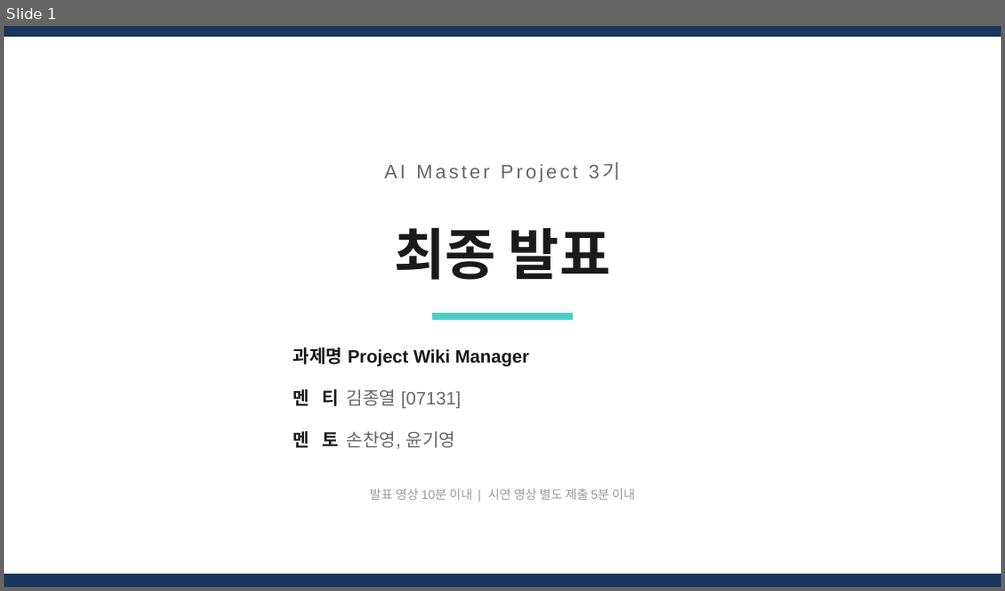
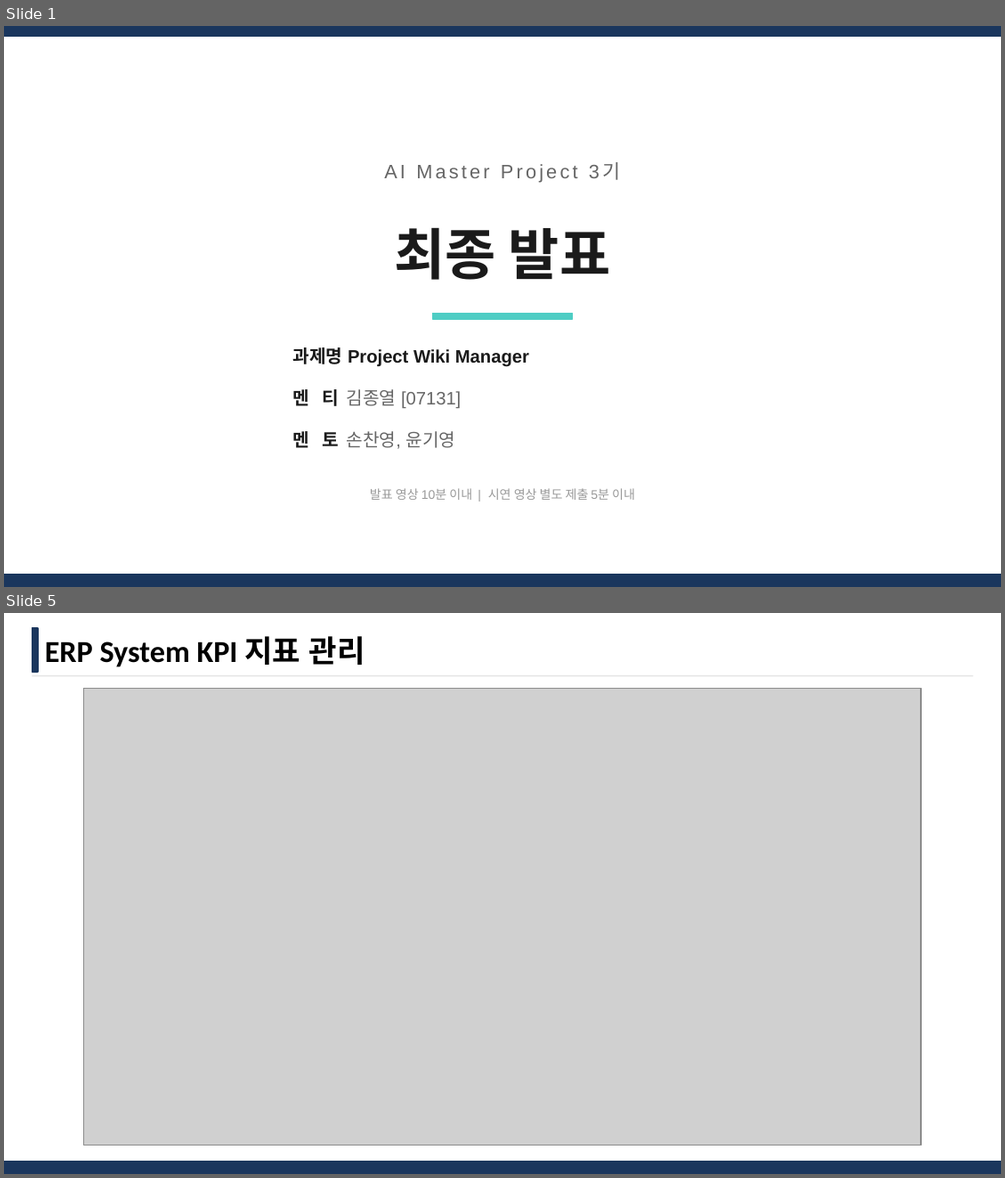
Before and after one commit to 1stguardleft/Project-Wiki-Manager, a slide deck: AI_Master_Project_최종발표_김종열_07131.pptx. Shown one above the other, each under a label of ours: slide 1 before the commit, slides 1 and 5 after it; the slides between them are not shown. The pictures are 1005x591 and 1005x1178 pixels, drawn with LibreOffice and Linux fonts; fonts in the diff are those of the drawing; grey boxes stand for pictures. Boxes give left, top, right and bottom in pixels: in the first picture for what was removed or moved away, otherwise in the second. Text is boxed around its words. In the diff, an @@ line names an element or a change of style, - is before the commit and + after.

```diff
--- a/AI_Master_Project_최종발표_김종열_07131.pptx
+++ b/AI_Master_Project_최종발표_김종열_07131.pptx
@@ slide 5 added at (4,613,1001,1174), background #FFFFFF @@
@@ rectangle added at (32,628,38,672), fill #1A365D, outline #1A365D 1 pt @@
@@ text added at (45,636,365,667), 22 pt, text #000000, bold @@
+ERP System KPI 지표 관리
@@ line added from (32, 676) to (973, 676), #E5E5E5 1 pt @@
@@ picture added at (84,688,920,1145) @@
@@ rectangle added at (4,1161,1001,1173), fill #1A365D, outline #1A365D 1 pt @@
```
Also in this commit, not shown: 3 slides changed, 32 other files.
